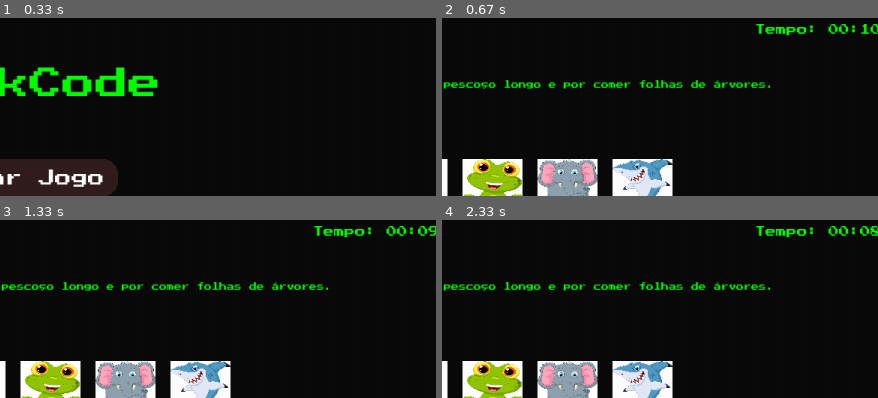
Above: before the commit, frames 1-4 (two rows, left to right).
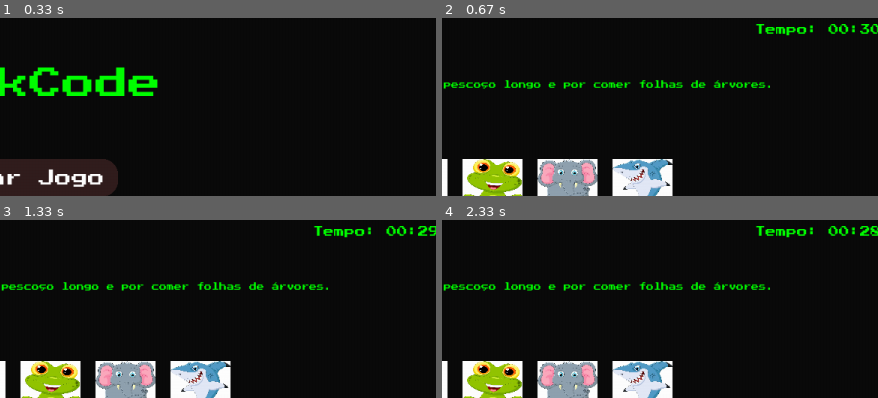
Above: after the commit, the same moments.

Repository: LucasFrts/FESO_pygame
Game: pygame game, started from main.py
Same seed, same stepped clock (60 frames per second), same inputs: the game is played once before the commit and once after it.
Inputs (mouse positions are % of the whole screen's width and height, from its top left):
- Up to frame 1 (0.33 s): no input
- Up to frame 2 (0.67 s): click "Iniciar Jogo" at 0.38 s
- Up to frame 3 (1.33 s): press the mouse at (55, 90) at 0.7 s; move the mouse to (56, 97) at 0.8 s; release the mouse at (outside the picture) at 0.93 s; press the mouse at (38, 90) at 1.03 s; move the mouse to (34, 96) at 1.13 s; release the mouse at (outside the picture) at 1.27 s
- Up to frame 4 (2.33 s): press the mouse at (29, 90) at 1.37 s; move the mouse to (35, 93) at 1.47 s; release the mouse at (41, 97) at 1.6 s; press the mouse at (38, 90) at 1.7 s; move the mouse to (27, 98) at 1.8 s; release the mouse at (outside the picture) at 1.93 s; press the mouse at (63, 90) at 2.03 s; move the mouse to (75, 99) at 2.13 s; release the mouse at (outside the picture) at 2.27 s
The pictures show only the part of the screen within x 49-99%, y 0-50%; the shares and areas given below are measured in that part.

Frame 1 is identical in both runs. In frame 2, less than 0.1% of the frame differs, in the area x 95-99%, y 3-9%; in frame 3, 0.1%; in frame 4, 0.1%.

Commit message:
FIX endgame screen

Diff:
--- a/config/bootstrap.py
+++ b/config/bootstrap.py
@@ -25,10 +25,10 @@
         runtime         = Runtime(setting, game)
 
         start_menu       = StartMenu(game, setting)
-        game             = Game(game, setting)
+        game_screen             = Game(game, setting)
         end_game         = End(game, setting)
         flow_container    = Container(game, setting)
-        flow_container.stage = [0, 1]
+        flow_container.stage = [0, 1, 8]
         flow_container.entities.append(flow)
 
-        runtime.start(start_menu, game, end_game, flow_container)
+        runtime.start(start_menu, game_screen, end_game, flow_container)
--- a/game/engines/runtime.py
+++ b/game/engines/runtime.py
@@ -17,7 +17,7 @@
             for event in self.pygame.event.get():
                 for artefact in self.containers:
                     for registered in artefact.entities:
-                        if event.type in registered.events and self.settings.flow.stage in artefact.stage:
+                        if event.type in registered.events and (self.settings.flow.stage in artefact.stage or registered.stageless):
                             registered.do(event)
 
             for container in self.containers:
--- a/game/entities/button.py
+++ b/game/entities/button.py
@@ -1,6 +1,7 @@
 from game.entities.entity import Entity
 
 class Button(Entity):
+    color_text = None
     def __init__(self, pygame, setting, x, y, width, height, text, color_btn, color_hover, action=None):
         super().__init__(pygame, True)
         self.x = x
@@ -14,6 +15,7 @@
         self.pressionado = False
         self.setting = setting
         self.is_hovered = False
+        self.color_text = self.setting.colors.white
         self.events.append(self.game.MOUSEBUTTONDOWN)
         self.events.append(self.game.MOUSEBUTTONUP)
         self.events.append(self.game.MOUSEMOTION)
@@ -25,7 +27,7 @@
         cor_atual = self.color_hover if self.is_hovered else self.color_btn
         self.game.draw.rect(self.setting.screen, cor_atual, (self.x, self.y, self.width, self.height), border_radius=20)
 
-        texto_surf = self.setting.fonts.medium.render(self.text, True, self.setting.colors.white)
+        texto_surf = self.setting.fonts.medium.render(self.text, True, self.color_text)
         texto_rect = texto_surf.get_rect(center=(self.x + self.width // 2, self.y + self.height // 2))
         self.setting.screen.blit(texto_surf, texto_rect)
 
--- a/game/entities/entity.py
+++ b/game/entities/entity.py
@@ -2,6 +2,7 @@
     game = None
     on_load = False
     events = []
+    stageless = False
     def __init__(self, pygame, ondload = False):
         self.game       = pygame
         self.on_load    = ondload
--- a/game/events/events.py
+++ b/game/events/events.py
@@ -1,7 +1,12 @@
 from pygame.locals import USEREVENT
 
 END_GAME_EVENT = USEREVENT +1
+RESET_GAME_EVENT = USEREVENT +2
 
 
 def get_end_game_event(points, game):
     return game.event.Event(END_GAME_EVENT, {"points":points})
+
+
+def get_reset_game_event(game):
+    return game.event.Event(RESET_GAME_EVENT, {"message": "resetando o game"})
--- a/game/screens/end.py
+++ b/game/screens/end.py
@@ -1,6 +1,8 @@
 from game.engines.container import Container
 from game.entities.entity import Entity
+from game.entities.button import Button
 from game.events.events import END_GAME_EVENT
+from game.events.events import get_reset_game_event
 class End(Container):
     stage = [8]
     entities = []
@@ -13,9 +15,12 @@
         end_game_listener.do = self.end_game_do
         end_game_listener.draw = self.end_game_draw
         end_game_listener.description_text = ""
+        end_game_listener.stageless = True
         self.entities.append(end_game_listener)
         self.end_game_entity = end_game_listener
-
+        return_button = Button(pygame, self.setting, 0, 10, 300, 50, "Voltar", "#0b0b0b", "#0b0b0b", self.return_to_menu)
+        return_button.color_text = self.setting.colors.green
+        self.entities.append(return_button)
 
     def draw(self):
         self.setting.screen.fill("#0b0b0b")
@@ -36,3 +41,8 @@
 
     def end_game_draw(self):
         pass
+
+    def return_to_menu(self):
+        self.setting.flow.stage = 0
+        reset_game = get_reset_game_event(self.game)
+        self.game.event.post(reset_game)
--- a/game/screens/game.py
+++ b/game/screens/game.py
@@ -2,7 +2,9 @@
 from game.entities.input_box import InputBox
 from config.dicts import letter_images, curiosities
 from database.db import insert_ranking
-from game.events.events import get_end_game_event
+from game.events.events import get_end_game_event, RESET_GAME_EVENT
+from game.entities.entity import Entity
+
 import random
 
 class Game(Container):
@@ -11,13 +13,21 @@
     level = 1
     points = 0
     points_multiplicator = 10
+    reset_game_listener  = None
 
     def __init__(self, pygame, setting):
         super().__init__(pygame, setting)
-        self.initial_time = 10
+        self.initial_time = 30
         self.time_left = self.initial_time
         self.last_time_update = pygame.time.get_ticks()
         self.curiosities = curiosities
+
+        reset_game_listener = Entity(pygame)
+        reset_game_listener.events.append(RESET_GAME_EVENT)
+        reset_game_listener.do = self.reset_game
+        reset_game_listener.stageless = True
+        self.reset_game_listener = reset_game_listener
+        self.entities.append(reset_game_listener)
         self.generateInputAndText()
 
 
@@ -63,7 +73,7 @@
                 self.generateInputAndText()
             else:
                 insert_ranking(self.level, self.points, True)
-                #aqui vamos ter que exibir uma tela de vitoria, mostrar a quantidade de pontos e permitir retornar para o menu ou jogar novamente
+                self.time_left = 0
 
         if self.time_left == 0:
             if self.points > 0:
@@ -80,7 +90,7 @@
         self.description_text = curiosity["text"]
         self.curiosities.remove(curiosity)
         self.animal_images = []
-        self.entities = []
+        self.entities = [artefact for artefact in self.entities if artefact is self.reset_game_listener]
 
         for letter in self.answer:
             letter_dict = [letter_dic for letter_dic in letter_images if letter_dic["letter"] == letter.lower()][0]
@@ -99,3 +109,13 @@
             self.setting.screen.blit(self.loaded_images[i], (x_pos, 200))
             input_box = InputBox(self.game, self.setting, x_pos, 400, 80, 80, letter)
             self.entities.append(input_box)
+
+    def reset_game(self, event):
+        if event.type == RESET_GAME_EVENT:
+            self.time_left = self.initial_time
+            self.last_time_update = self.game.time.get_ticks()
+            self.curiosities = curiosities
+            self.points = 0
+            self.level = 1
+            self.generateInputAndText()
+            self.setting.stage = 0
